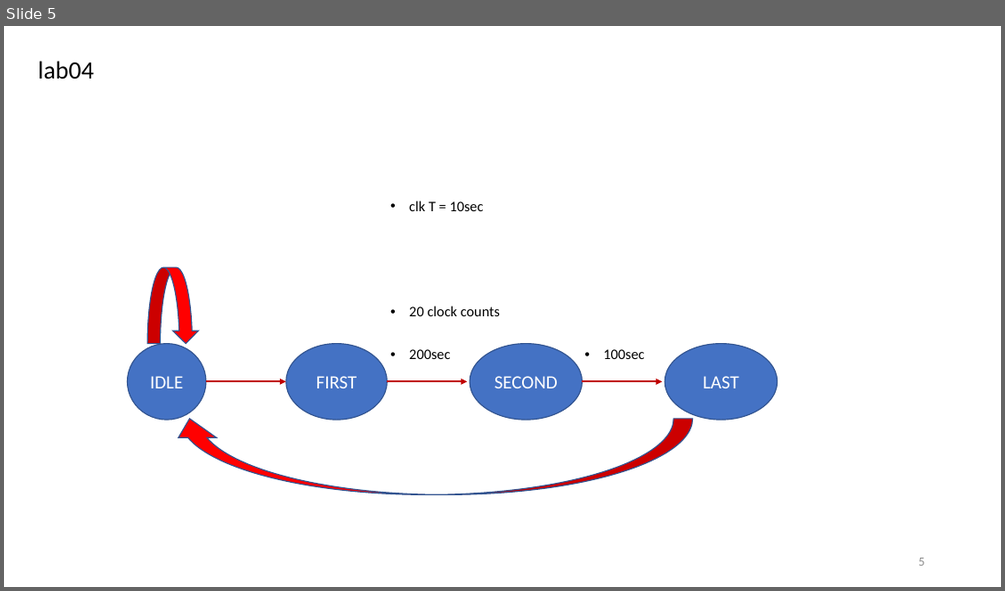
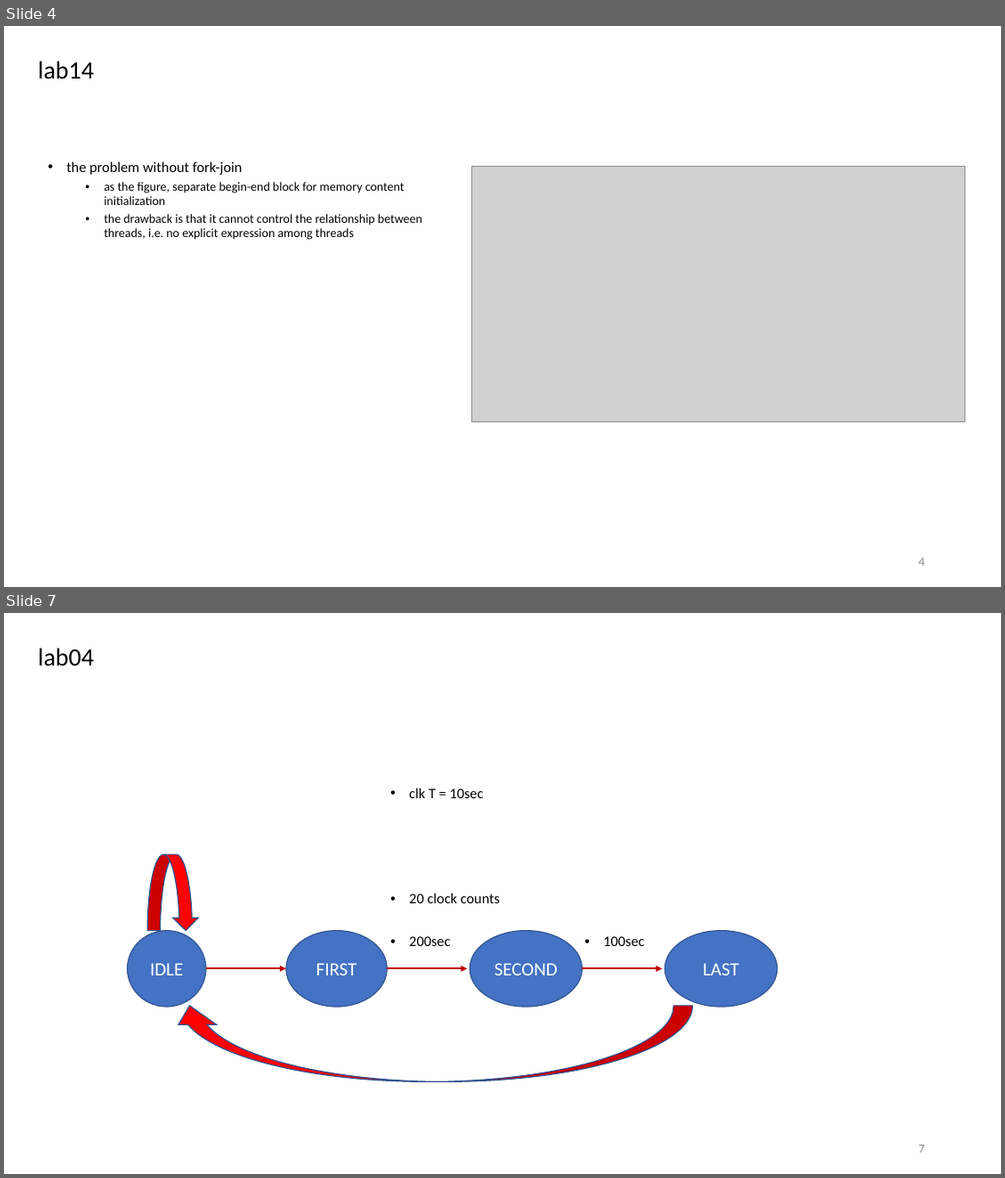
Before and after one commit to r06942072/study_sv, a slide deck: note.pptx. Shown one above the other, each under a label of ours: slide 5 before the commit, slides 4 and 7 after it; the slides between them are not shown. The pictures are 1005x591 and 1005x1178 pixels, drawn with LibreOffice and Linux fonts; fonts in the diff are those of the drawing; grey boxes stand for pictures. Boxes give left, top, right and bottom in pixels: in the first picture for what was removed or moved away, otherwise in the second. Text is boxed around its words. In the diff, an @@ line names an element or a change of style, - is before the commit and + after.

```diff
--- a/note.pptx
+++ b/note.pptx
@@ slide 4 added at <box>4,26,1001,587</box>, background #FFFFFF @@
@@ title added at <box>38,61,94,79</box>, 24 pt, text #000000 @@
+lab14
@@ text added at <box>66,161,422,240</box>, 12 pt, text #000000 @@
+• the problem without fork-join
+  • as the figure, separate begin-end block for memory content initialization
+  • the drawback is that it cannot control the relationship between threads, i.e. no explicit expression among threads
@@ picture added at <box>471,167,965,421</box> @@
@@ page number added at <box>918,557,924,565</box>, 12 pt, text #8C8C8C @@
+4
@@ what was slide 5 is now slide 7 @@
@@ page number at <box>918,1144,924,1152</box>: text changed @@
-5
+7
```
Also in this commit, not shown: 5 other slides added, 4 slides removed, 6 other files.
